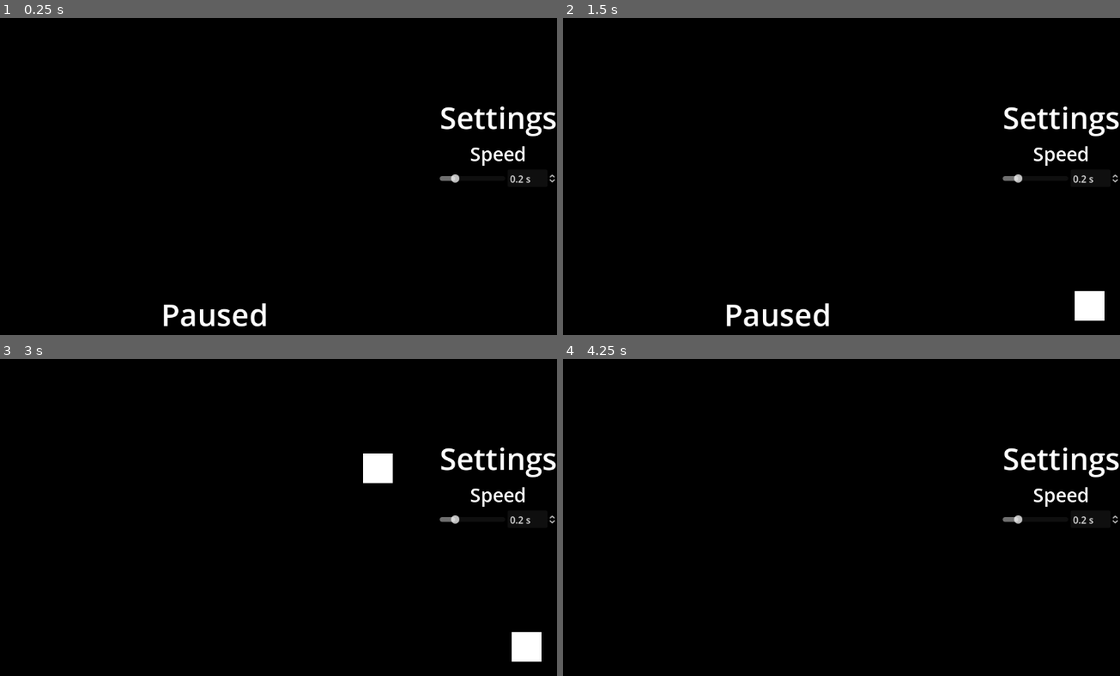
Above: before the commit, frames 1-4 (two rows, left to right).
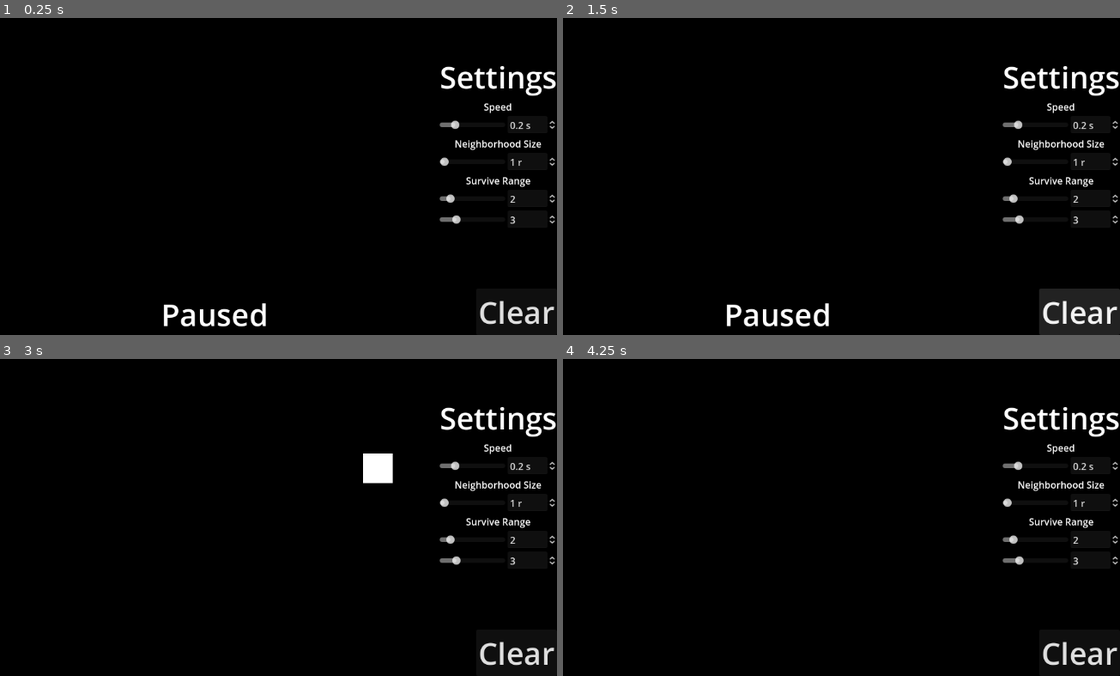
Above: after the commit, the same moments.

Repository: Shuflduf/GridBox
Game: Godot game, scene res://Scenes/main.tscn
The game is run twice, just before and just after one commit, with the same random seed, the same clock (stepped at 60 frames per second) and the same inputs.
Inputs (mouse positions are in pixels of both pictures, inside the frame that each line leads up to):
- Up to frame 1 (0.25 s): no input
- Up to frame 2 (1.5 s): click (1081, 312) at 0.5 s, where only the run after the commit has a clickable "Clear"; click (1081, 312) at 1.25 s, where only the run after the commit has a clickable "Clear"
- Up to frame 3 (3 s): click (518, 653) at 2 s, where only the run after the commit has a clickable "Clear"; tap Enter at 2.75 s; move the mouse to (367, 463) at 2.77 s; tap Space (play) at 2.85 s; click (367, 463) at 2.92 s
- Up to frame 4 (4.25 s): tap Space (play) at 3.5, 3.6 s; move the mouse to (640, 501) at 3.52 s; click (640, 501) at 3.67 s

The runs differ from the first frame. In frame 1, 2.9% of the frame differs, in the area x 78-100%, y 15-97%; in frame 2, 4.5%, in the area x 78-100%, y 15-100%; in frame 3, 3.3%; in frame 4, 2.9%.

Commit message:
survive range

Diff:
--- a/Resources/medium.tres
+++ b/Resources/medium.tres
@@ -1,6 +1,5 @@
 [gd_resource type="LabelSettings" format=3 uid="uid://b6eaabn1l5qu1"]
 
 [resource]
-font_size = 32
 outline_size = 10
 outline_color = Color(0, 0, 0, 1)
--- a/Scenes/main.tscn
+++ b/Scenes/main.tscn
@@ -33,4 +33,7 @@
 
 [node name="UI" parent="CanvasLayer" instance=ExtResource("5_ixdv2")]
 
+[connection signal="clear" from="CanvasLayer/UI" to="." method="_on_ui_clear"]
+[connection signal="radius_changed" from="CanvasLayer/UI" to="." method="_on_ui_radius_changed"]
 [connection signal="speed_changed" from="CanvasLayer/UI" to="." method="_on_ui_speed_changed"]
+[connection signal="survive_range_changed" from="CanvasLayer/UI" to="." method="_on_ui_survive_range_changed"]
--- a/Scenes/ui.tscn
+++ b/Scenes/ui.tscn
@@ -1,9 +1,10 @@
-[gd_scene load_steps=5 format=3 uid="uid://cuvgqa6px7l7u"]
+[gd_scene load_steps=6 format=3 uid="uid://cuvgqa6px7l7u"]
 
 [ext_resource type="Script" path="res://Scripts/ui.gd" id="1_f08p7"]
 [ext_resource type="LabelSettings" uid="uid://cwnr7bis7uo27" path="res://Resources/big.tres" id="2_k8k4s"]
 [ext_resource type="LabelSettings" uid="uid://b6eaabn1l5qu1" path="res://Resources/medium.tres" id="3_pwxuv"]
 [ext_resource type="PackedScene" uid="uid://deb7182c7c35n" path="res://Scenes/value_handler.tscn" id="4_5vq6q"]
+[ext_resource type="Script" path="res://Scripts/survive_range.gd" id="5_wwotg"]
 
 [node name="Control" type="Control"]
 layout_mode = 3
@@ -12,6 +13,7 @@
 anchor_bottom = 1.0
 grow_horizontal = 2
 grow_vertical = 2
+mouse_filter = 1
 script = ExtResource("1_f08p7")
 
 [node name="Label" type="Label" parent="."]
@@ -41,6 +43,7 @@
 offset_bottom = 20.0
 grow_horizontal = 0
 grow_vertical = 2
+mouse_filter = 0
 
 [node name="Label" type="Label" parent="VBoxContainer"]
 layout_mode = 2
@@ -57,4 +60,93 @@
 [node name="Speed" parent="VBoxContainer" instance=ExtResource("4_5vq6q")]
 layout_mode = 2
 
+[node name="Label3" type="Label" parent="VBoxContainer"]
+layout_mode = 2
+text = "Neighborhood Size"
+label_settings = ExtResource("3_pwxuv")
+horizontal_alignment = 1
+
+[node name="Radius" parent="VBoxContainer" instance=ExtResource("4_5vq6q")]
+layout_mode = 2
+
+[node name="Slider" parent="VBoxContainer/Radius" index="0"]
+min_value = 1.0
+max_value = 10.0
+step = 1.0
+value = 1.0
+
+[node name="SpinBox" parent="VBoxContainer/Radius" index="1"]
+min_value = 1.0
+max_value = 10.0
+step = 1.0
+value = 1.0
+suffix = "r"
+
+[node name="Label4" type="Label" parent="VBoxContainer"]
+layout_mode = 2
+text = "Survive Range"
+label_settings = ExtResource("3_pwxuv")
+horizontal_alignment = 1
+
+[node name="SurviveRange" type="VBoxContainer" parent="VBoxContainer"]
+layout_mode = 2
+script = ExtResource("5_wwotg")
+
+[node name="Min" parent="VBoxContainer/SurviveRange" instance=ExtResource("4_5vq6q")]
+layout_mode = 2
+
+[node name="Slider" parent="VBoxContainer/SurviveRange/Min" index="0"]
+min_value = 1.0
+max_value = 10.0
+step = 1.0
+value = 2.0
+
+[node name="SpinBox" parent="VBoxContainer/SurviveRange/Min" index="1"]
+min_value = 1.0
+max_value = 10.0
+step = 1.0
+value = 2.0
+suffix = ""
+
+[node name="Max" parent="VBoxContainer/SurviveRange" instance=ExtResource("4_5vq6q")]
+layout_mode = 2
+
+[node name="Slider" parent="VBoxContainer/SurviveRange/Max" index="0"]
+min_value = 1.0
+max_value = 10.0
+step = 1.0
+value = 3.0
+
+[node name="SpinBox" parent="VBoxContainer/SurviveRange/Max" index="1"]
+min_value = 1.0
+max_value = 10.0
+step = 1.0
+value = 3.0
+suffix = ""
+
+[node name="Clear" type="Button" parent="."]
+layout_mode = 1
+anchors_preset = 3
+anchor_left = 1.0
+anchor_top = 1.0
+anchor_right = 1.0
+anchor_bottom = 1.0
+offset_left = -8.0
+offset_top = -8.0
+grow_horizontal = 0
+grow_vertical = 0
+focus_mode = 0
+theme_override_font_sizes/font_size = 51
+text = "Clear"
+
 [connection signal="value_changed" from="VBoxContainer/Speed" to="." method="_on_speed_value_changed"]
+[connection signal="value_changed" from="VBoxContainer/Radius" to="." method="_on_radius_value_changed"]
+[connection signal="value_changed" from="VBoxContainer/Radius" to="VBoxContainer/SurviveRange" method="_on_radius_value_changed"]
+[connection signal="range_changed" from="VBoxContainer/SurviveRange" to="." method="_on_survive_range_changed"]
+[connection signal="value_changed" from="VBoxContainer/SurviveRange/Min" to="VBoxContainer/SurviveRange" method="_on_min_value_changed"]
+[connection signal="value_changed" from="VBoxContainer/SurviveRange/Max" to="VBoxContainer/SurviveRange" method="_on_max_value_changed"]
+[connection signal="pressed" from="Clear" to="." method="_on_clear_pressed"]
+
+[editable path="VBoxContainer/Radius"]
+[editable path="VBoxContainer/SurviveRange/Min"]
+[editable path="VBoxContainer/SurviveRange/Max"]
--- a/Scripts/main.gd
+++ b/Scripts/main.gd
@@ -63,7 +63,7 @@
 					if check_pos in alive_cells:
 						neighbor_count += 1
 		if cell in alive_cells:
-			if neighbor_count in [2, 3]:
+			if neighbor_count in range(survive_range.x, survive_range.y + 1):
 				new_cell_pos.append(cell)
 		else:
 			if neighbor_count == 3:
@@ -90,3 +90,15 @@
 
 func _on_ui_speed_changed(speed: float) -> void:
 	speed_for_update = speed
+
+
+func _on_ui_clear() -> void:
+	$TileMap.clear()
+
+
+func _on_ui_radius_changed(radius: int) -> void:
+	check_radius = radius
+
+
+func _on_ui_survive_range_changed(new_range: Vector2i) -> void:
+	survive_range = new_range
--- /dev/null
+++ b/Scripts/survive_range.gd
@@ -0,0 +1,20 @@
+extends VBoxContainer
+
+signal range_changed(range: Vector2i)
+
+var range = Vector2i(2, 3)
+
+func _on_radius_value_changed(new_value: Variant) -> void:
+	var squared = (((new_value * 2) + 1) ** 2) - 1
+	for i in $Min.get_children() + $Max.get_children():
+		i.max_value = squared
+
+
+func _on_min_value_changed(new_value: Variant) -> void:
+	range.x = new_value
+	range_changed.emit(range)
+
+
+func _on_max_value_changed(new_value: Variant) -> void:
+	range.y = new_value
+	range_changed.emit(range)
--- a/Scripts/ui.gd
+++ b/Scripts/ui.gd
@@ -3,6 +3,21 @@
 @onready var label: Label = $Label
 
 signal speed_changed(speed: float)
+signal radius_changed(radius: int)
+signal survive_range_changed(range: Vector2i)
+signal clear
 
 func _on_speed_value_changed(new_value: Variant) -> void:
 	speed_changed.emit(new_value)
+
+
+func _on_clear_pressed() -> void:
+	clear.emit()
+
+
+func _on_radius_value_changed(new_value: Variant) -> void:
+	radius_changed.emit(new_value)
+
+
+func _on_survive_range_changed(range: Vector2i) -> void:
+	survive_range_changed.emit(range)
